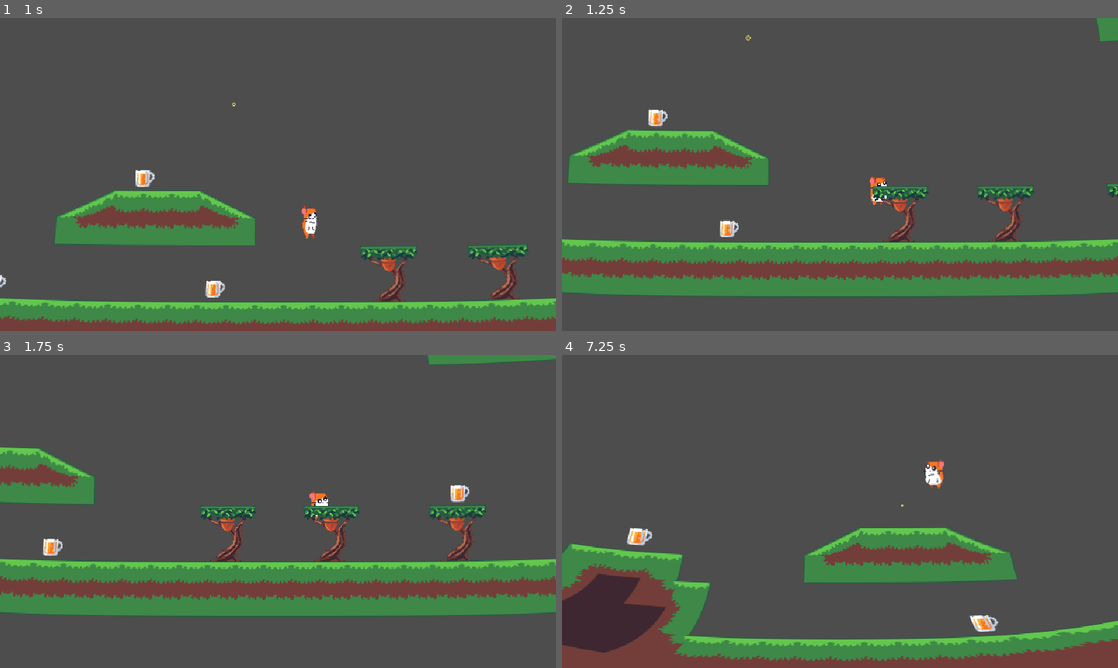
Above: before the commit, frames 1-4 (two rows, left to right).
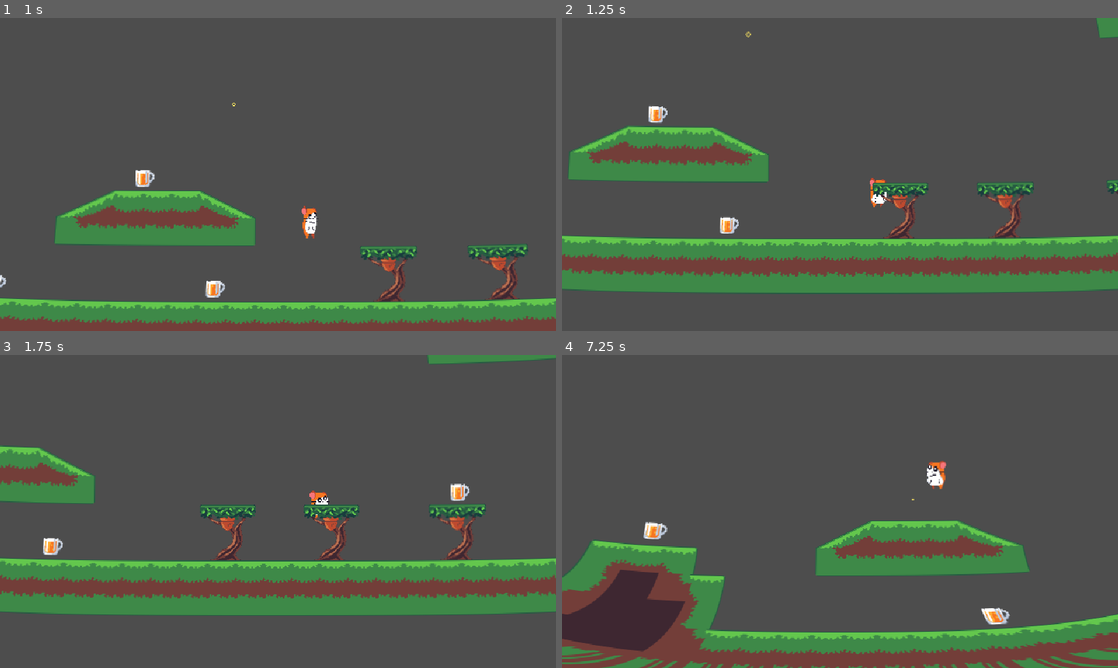
Above: after the commit, the same moments.

Repository: Codex112008/GMTK-2025-Game-Jam
Game: Godot game, scene res://Scenes/Game.tscn
The game is run twice, just before and just after one commit, with the same random seed, the same clock (stepped at 60 frames per second) and the same inputs.
Inputs:
- Up to frame 1 (1 s): hold D (right) from 0.53 s (still down); tap Space (jump) at 0.6, 0.77 s
- Up to frame 2 (1.25 s): keep holding D (right); tap Space (jump) at 1.07 s
- Up to frame 3 (1.75 s): keep holding D (right); tap Space (jump) at 1.35, 1.52 s
- Up to frame 4 (7.25 s): tap Space (jump) at 1.82, 2.1, 2.85, 3.02, 3.32, 3.6, 3.77, 4.07, 4.35, 4.52, 4.82, 5.1, 5.85, 6.02, 6.32, 6.6, 6.77, 7.07 s; release D (right) at 2.03 s; hold A (left) 2.03-2.78 s; hold D (right) 2.78-4.28 s; hold A (left) 4.28-5.03 s; hold D (right) 5.03-5.78 s; hold A (left) from 5.78 s (still down)

Frame 1 is identical in both runs. In frame 2, 11% of the frame differs, in the area x 0-100%, y 4-90%; in frame 3, 4.1%; in frame 4, 16%, in the area x 0-100%, y 33-100%.

Commit message:
small player changes

Diff:
--- a/Scenes/Player.tscn
+++ b/Scenes/Player.tscn
@@ -106,7 +106,7 @@
 particles_anim_v_frames = 1
 particles_anim_loop = false
 
-[node name="Player" type="CharacterBody2D" node_paths=PackedStringArray("coyote_timer", "jump_buffer_timer", "short_jump_timer", "my_sprite", "drunk_particles", "time_rewinder", "collision_shape")]
+[node name="Player" type="CharacterBody2D" node_paths=PackedStringArray("coyote_timer", "jump_buffer_timer", "short_jump_timer", "spin_timer", "my_sprite", "drunk_particles", "time_rewinder", "collision_shape")]
 script = ExtResource("1_kyqiw")
 speed = 260.0
 acceleration = 7.0
@@ -116,6 +116,7 @@
 coyote_timer = NodePath("Timers/CoyoteTimer")
 jump_buffer_timer = NodePath("Timers/JumpBufferTimer")
 short_jump_timer = NodePath("Timers/ShortJumpTimer")
+spin_timer = NodePath("Timers/SpinTimer")
 my_sprite = NodePath("AnimatedSprite2D")
 drunk_particles = NodePath("DrunkParticles")
 time_rewinder = NodePath("Rewinder")
@@ -133,8 +134,8 @@
 
 [node name="AnimatedSprite2D" type="AnimatedSprite2D" parent="." node_paths=PackedStringArray("player")]
 sprite_frames = SubResource("SpriteFrames_gntrk")
+animation = &"spin"
 offset = Vector2(0, -16)
-animation = &"rise"
 script = ExtResource("9_yoq75")
 player = NodePath("..")
 
@@ -152,6 +153,10 @@
 wait_time = 0.3
 one_shot = true
 
+[node name="SpinTimer" type="Timer" parent="Timers"]
+wait_time = 0.5
+one_shot = true
+
 [node name="DrunkParticles" type="CPUParticles2D" parent="."]
 z_index = -1
 material = SubResource("CanvasItemMaterial_dewec")
--- a/Scenes/ThrownNut.tscn
+++ b/Scenes/ThrownNut.tscn
@@ -43,12 +43,13 @@
 }],
 "loop": false,
 "name": &"destroy",
-"speed": 12.0
+"speed": 24.0
 }]
 
 [node name="ThrownNut" type="CharacterBody2D" node_paths=PackedStringArray("my_sprite")]
 collision_layer = 0
 script = ExtResource("1_hc5b4")
+spin_speed = 20.0
 gravity = 400.0
 start_fall_speed = 200.0
 my_sprite = NodePath("AnimatedSprite2D")
--- a/Scripts/AnimationManager.gd
+++ b/Scripts/AnimationManager.gd
@@ -8,7 +8,10 @@
 	elif player.is_on_floor():
 		play("idle")
 	elif !player.is_on_floor():
-		if player.velocity.y > 0:
-			play("fall")
+		if player.spin_timer.time_left != 0:
+			play("spin")
 		else:
-			play("rise")
+			if player.velocity.y > 0:
+				play("fall")
+			else:
+				play("rise")
--- a/Scripts/PlayerController.gd
+++ b/Scripts/PlayerController.gd
@@ -28,6 +28,7 @@
 @export var coyote_timer : Timer
 @export var jump_buffer_timer : Timer
 @export var short_jump_timer : Timer
+@export var spin_timer : Timer
 @export var my_sprite : AnimatedSprite2D
 @export var drunk_particles : CPUParticles2D
 @export var time_rewinder : Rewinder
@@ -94,6 +95,7 @@
 		velocity.y += jump_strength / 2 # this value can be tweaked
 
 	if nut_count > 0 && not is_on_floor() && Input.is_action_just_pressed("jump") && !did_coyote && velocity.y > 0:
+		spin_timer.start()
 		jump()
 		remove_oldest_nut()
 
@@ -102,6 +104,7 @@
 		new_nut.global_position = global_position
 		instantiated_nodes.add_child(new_nut)
 
+	velocity = Vector2(clamp(velocity.x, -1000, 1000), clamp(velocity.y, -5000, 750))
 
 
 	# Get the input direction and handle the movement/deceleration.
Not shown: 1 places in Scenes/Game.tscn that only renumber resources
Not shown: 1 places in Scenes/Tree.tscn that only renumber resources
